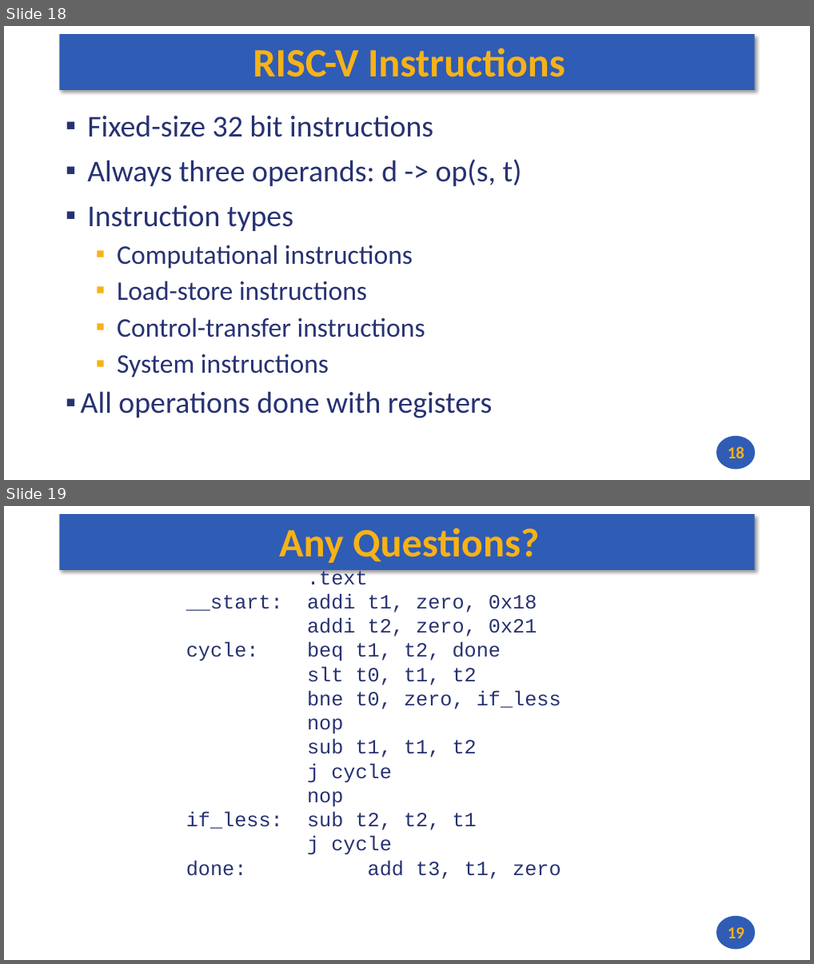
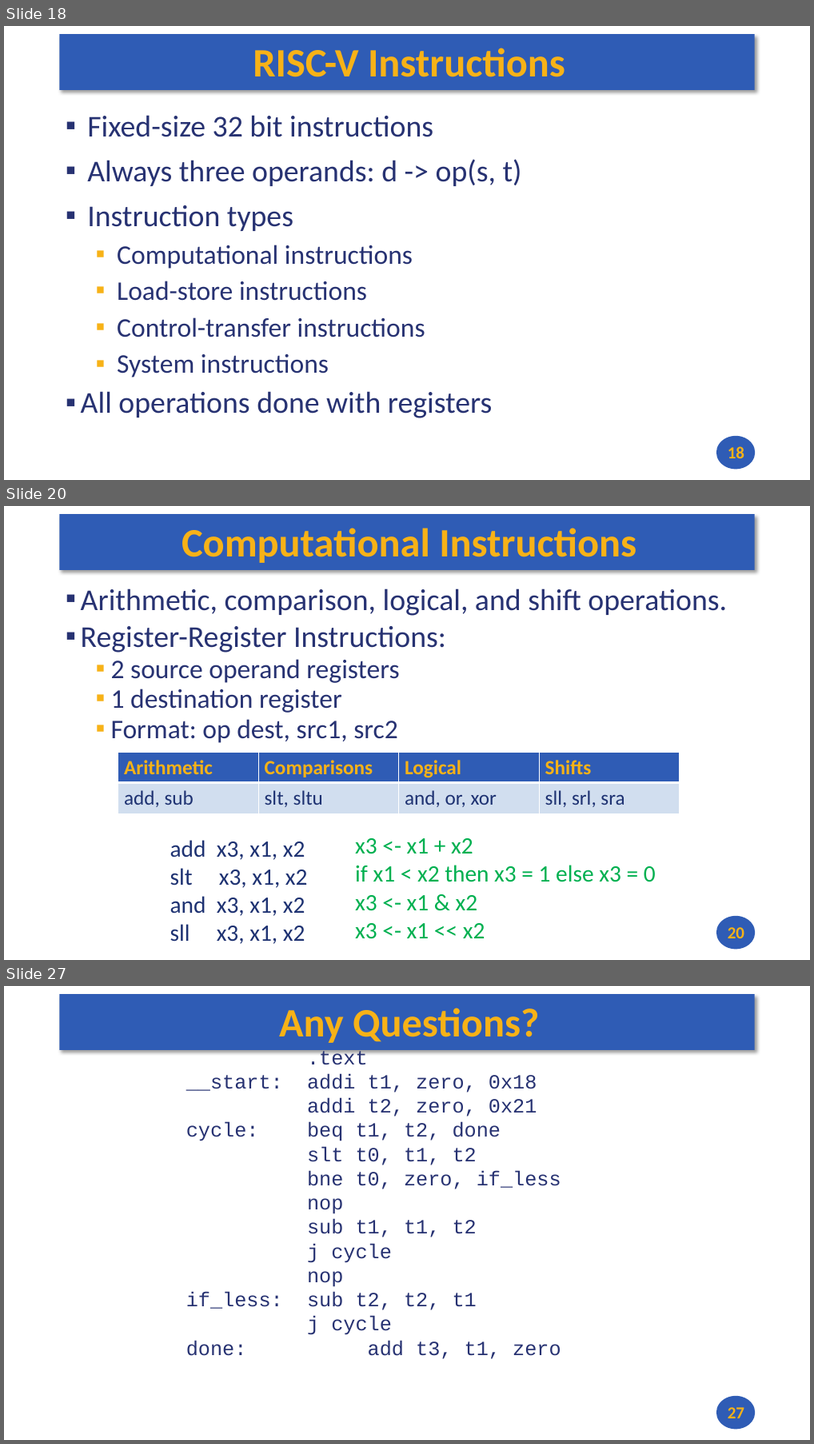
Before and after one commit to andrewt0301/hse-acos-course, a slide deck: docs/part1ca/03_CPU/CA_Lecture_03.pptx. Shown one above the other, each under a label of ours: slides 18 and 19 before the commit, slides 18, 20 and 27 after it; the slides between them are not shown. The pictures are 814x964 and 814x1444 pixels, drawn with LibreOffice and Linux fonts; fonts in the diff are those of the drawing. Boxes give left, top, right and bottom in pixels: in the first picture for what was removed or moved away, otherwise in the second. Text is boxed around its words. In the diff, an @@ line names an element or a change of style, - is before the commit and + after.

```diff
--- a/docs/part1ca/03_CPU/CA_Lecture_03.pptx
+++ b/docs/part1ca/03_CPU/CA_Lecture_03.pptx
@@ slide 20 added at (x1=4, y1=506, x2=810, y2=960), background #FFFFFF; not listed: 2 template elements that a slide beside it also shows @@
@@ title added at (x1=182, y1=528, x2=637, y2=563), 48 pt, text #F7B217, bold @@
+Computational Instructions
@@ text added at (x1=81, y1=588, x2=727, y2=743), 36 pt, text #273272 @@
+▪ Arithmetic, comparison, logical, and shift operations.
+▪ Register-Register Instructions:
+  ▪ 2 source operand registers
+  ▪ 1 destination register
+  ▪ Format: op dest, src1, src2
@@ table added at (x1=118, y1=752, x2=680, y2=812), 2 rows, 4 columns @@
+Arithmetic | Comparisons | Logical | Shifts
+add, sub | slt, sltu | and, or, xor | sll, srl, sra
@@ text added at (x1=170, y1=840, x2=308, y2=944), 28 pt, text #1E3272 @@
+  add x3, x1, x2
+  slt x3, x1, x2
+  and x3, x1, x2
+  sll x3, x1, x2
@@ text added at (x1=355, y1=838, x2=656, y2=939), 28 pt, text #00B050 @@
+x3 <- x1 + x2
+if x1 < x2 then x3 = 1 else x3 = 0
+x3 <- x1 & x2
+x3 <- x1 << x2
@@ page number added at (x1=728, y1=927, x2=745, y2=938), 20 pt, text #F7B217, bold @@
+20
@@ what was slide 19 is now slide 27 @@
@@ page number at (x1=728, y1=1407, x2=745, y2=1418): text changed @@
-19
+27
```
Also in this commit, not shown: 7 other slides added, 1 other file.
